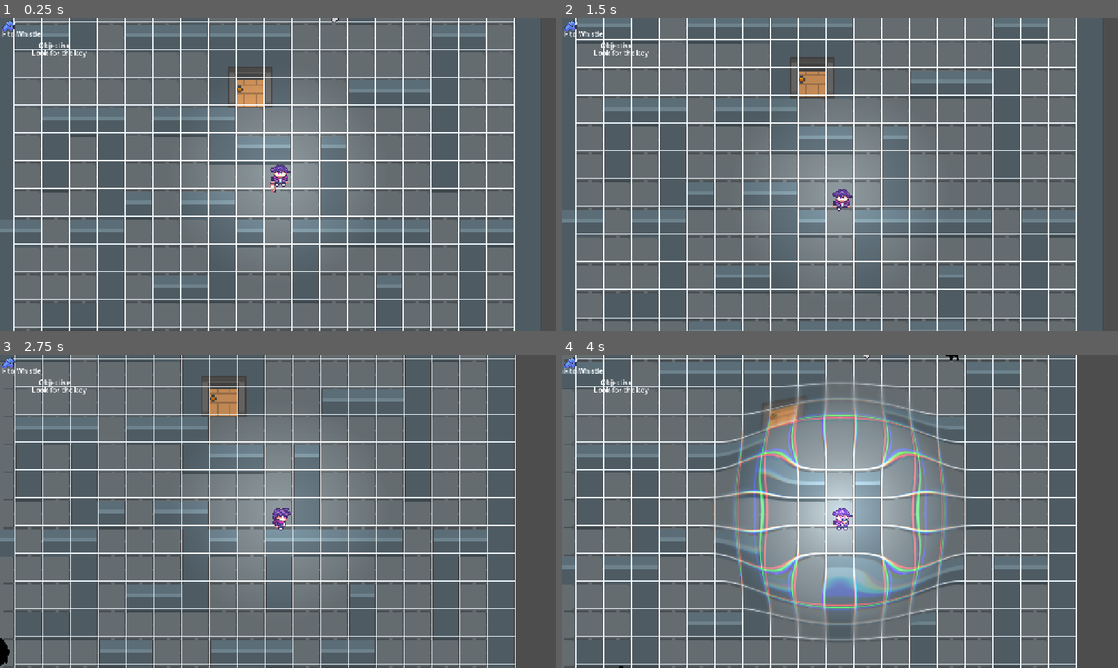
Above: before the commit, frames 1-4 (two rows, left to right).
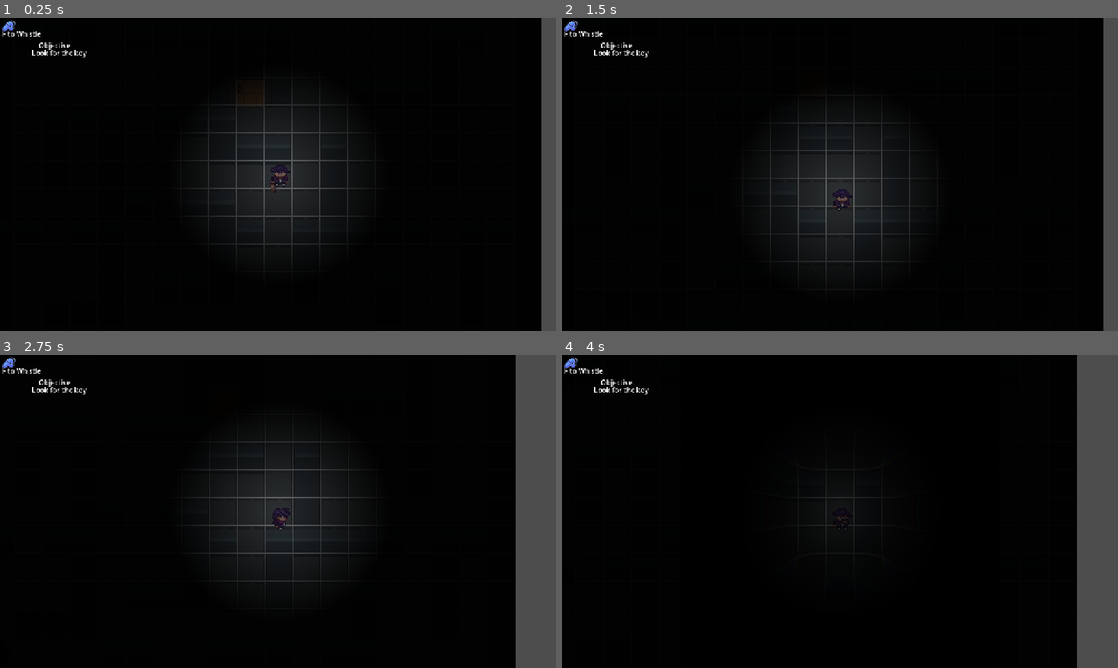
Above: after the commit, the same moments.

Repository: rstricke/Whistlefreeze52
Game: Godot game, scene res://scenes/main.tscn
The game is run twice, just before and just after one commit, with the same random seed, the same clock (stepped at 60 frames per second) and the same inputs.
Inputs:
- Up to frame 1 (0.25 s): no input
- Up to frame 2 (1.5 s): tap F (whistle) at 0.5, 0.6, 1.25, 1.35 s; hold D (move_right) 0.53-1.28 s; hold S (move_down) from 1.28 s (still down)
- Up to frame 3 (2.75 s): tap F (whistle) at 2, 2.1 s; release S (move_down) at 2.03 s; hold D (move_right) from 2.03 s (still down)
- Up to frame 4 (4 s): tap F (whistle) at 2.75, 2.85, 3.5, 3.6 s; release D (move_right) at 2.78 s; hold W (move_up) 2.78-3.53 s; hold A (move_left) from 3.53 s (still down)

The runs differ from the first frame. In frame 1, 97% of the frame differs, in the area x 0-98%, y 0-100%; in frame 2, 97%; in frame 3, 93%; in frame 4, 92%.
Error before the commit: Invalid assignment of property or key 'player' with value of type 'CharacterBody2D (Player)' on a base object of type 'Nil'. (res://scripts/player.gd:39)

Commit message:
add basic whistle sfx and main menu sfx

Diff:
--- a/game/scenes/main.tscn
+++ b/game/scenes/main.tscn
@@ -4,13 +4,13 @@
 [ext_resource type="PackedScene" uid="uid://bgh8preqcmx2h" path="res://scenes/player.tscn" id="1_o5qli"]
 [ext_resource type="Texture2D" uid="uid://by3fotnue6bic" path="res://assets/light_Ball_512.png" id="2_tefeu"]
 [ext_resource type="PackedScene" uid="uid://cpvow7sgxi65k" path="res://scenes/monster.tscn" id="3_sugp2"]
-[ext_resource type="Texture2D" uid="uid://cxe2r1en3e65j" path="res://assets/whistle.png" id="4_ya4ey"]
+[ext_resource type="Texture2D" uid="uid://bghh035376jjq" path="res://assets/whistle.png" id="4_ya4ey"]
 [ext_resource type="Texture2D" uid="uid://cq48pk73qg74b" path="res://assets/16x16 house interior/MAIN_ATLAS.png" id="5_tefeu"]
 [ext_resource type="Texture2D" uid="uid://j6xma7mijoq5" path="res://assets/16x16 house interior/2_ebony.png" id="7_85g3d"]
 [ext_resource type="Texture2D" uid="uid://dtbovja8oyk1m" path="res://assets/16x16 house interior/3_ebony.png" id="8_choun"]
 [ext_resource type="Texture2D" uid="uid://b2devp7r0ah4m" path="res://assets/16x16 house interior/floorwall_ATLAS.png" id="9_ya4ey"]
-[ext_resource type="Texture2D" uid="uid://1nj5xy1uhpnu" path="res://assets/tileset/combined asylum tiles.png" id="10_choun"]
-[ext_resource type="AudioStream" uid="uid://dmsrdh6t6at64" path="res://assets/audio/death_effect_sound.wav" id="11_ya4ey"]
+[ext_resource type="Texture2D" uid="uid://dn5s4orbpfrb1" path="res://assets/tileset/combined asylum tiles.png" id="10_choun"]
+[ext_resource type="AudioStream" uid="uid://dce4sphjle6vk" path="res://assets/audio/horror2theme.ogg" id="11_ya4ey"]
 
 [sub_resource type="TileSetAtlasSource" id="TileSetAtlasSource_tbgi4"]
 texture = ExtResource("5_tefeu")
@@ -11260,7 +11260,6 @@
 monsterSpawnChance = 0.3
 
 [node name="CanvasGroup" type="CanvasGroup" parent="." unique_id=1633049487]
-visible = false
 
 [node name="CanvasModulate" type="CanvasModulate" parent="CanvasGroup" unique_id=1222208188]
 color = Color(0.017732391, 0.017732391, 0.01773239, 1)
@@ -11341,9 +11340,6 @@
 tile_map_data = PackedByteArray("AAD4//b/BgACABcAAAD5//b/BgACABcAAAD6//b/BgACABQAAAD7//b/BgACABcAAAD8//b/BgACABcAAAD9// …(2800 unchanged characters)…
 tile_set = SubResource("TileSet_tefeu")
 
-[node name="AudioStreamPlayer2D" type="AudioStreamPlayer2D" parent="." unique_id=1947548543]
-stream = ExtResource("11_ya4ey")
-
 [node name="DoorContainer" type="Node2D" parent="." unique_id=242740623]
 
 [node name="Unlocked" type="TileMapLayer" parent="DoorContainer" unique_id=769248801]
@@ -11367,6 +11363,11 @@
 [node name="CollisionShape2D" type="CollisionShape2D" parent="DoorContainer/Locked/WinZone" unique_id=964354987]
 shape = SubResource("RectangleShape2D_ya4ey")
 
+[node name="Audio" type="Node2D" parent="." unique_id=2045046698]
+
+[node name="sfx_main_music" type="AudioStreamPlayer2D" parent="Audio" unique_id=1947548543]
+stream = ExtResource("11_ya4ey")
+
 [connection signal="TURN_END" from="Player" to="." method="_on_player_turn_end"]
 [connection signal="UNLOCK_DOOR" from="Player" to="." method="unlock_door"]
 [connection signal="WHISTLED" from="Player" to="." method="spawn_monster"]
--- a/game/scenes/player.tscn
+++ b/game/scenes/player.tscn
@@ -1,13 +1,14 @@
 [gd_scene format=3 uid="uid://bgh8preqcmx2h"]
 
 [ext_resource type="Script" uid="uid://c3kh1wdmoc56t" path="res://scripts/player.gd" id="1_g2els"]
-[ext_resource type="Texture2D" uid="uid://cihkfwbtdsfk0" path="res://assets/player/Player_HitDown.png" id="2_smehm"]
-[ext_resource type="Texture2D" uid="uid://06leeyixegvo" path="res://assets/player/Player_HitUp.png" id="3_ur7pv"]
+[ext_resource type="Texture2D" uid="uid://dtluvpyrq38ej" path="res://assets/player/Player_HitDown.png" id="2_smehm"]
+[ext_resource type="Texture2D" uid="uid://ckjxkheuv3na4" path="res://assets/player/Player_HitUp.png" id="3_ur7pv"]
 [ext_resource type="Texture2D" uid="uid://bd6dhau4taxvs" path="res://assets/player/Player_WalkDown-Sheet.png" id="4_y4r1p"]
 [ext_resource type="Texture2D" uid="uid://omdmo8l3wbr" path="res://assets/player/Player_WalkLeft-Sheet.png" id="5_d2wvv"]
 [ext_resource type="Texture2D" uid="uid://cf20nusx7osc6" path="res://assets/player/Player_WalkRight-Sheet1.png" id="6_3v2ag"]
 [ext_resource type="Texture2D" uid="uid://cpfphdk2q64vm" path="res://assets/player/Player_WalkUp-Sheet.png" id="7_jej6c"]
 [ext_resource type="Texture2D" uid="uid://51r7cmicpae4" path="res://assets/player/Player_Whistle.png" id="8_f1ej7"]
+[ext_resource type="AudioStream" uid="uid://31c50upuxrid" path="res://assets/audio/whistle.mp3" id="9_ur7pv"]
 
 [sub_resource type="AtlasTexture" id="AtlasTexture_oprun"]
 atlas = ExtResource("2_smehm")
@@ -309,3 +310,8 @@
 visible = false
 shape = SubResource("RectangleShape2D_qhqgy")
 target_position = Vector2(0, 0)
+
+[node name="Audio" type="Node2D" parent="." unique_id=169889888]
+
+[node name="whistle_audio" type="AudioStreamPlayer2D" parent="Audio" unique_id=1199794486]
+stream = ExtResource("9_ur7pv")
--- a/game/scripts/grid.gd
+++ b/game/scripts/grid.gd
@@ -15,6 +15,7 @@
 @export var monsterScene: PackedScene
 @export var monsterSpawnChance := 1.0
 
+@onready var sfx_main_music = $Audio/sfx_main_music
 var monsters: Array[Monster]
 var walls: Array[StaticBody2D]
 var astar_grid: AStarGrid2D
@@ -66,6 +67,8 @@
 	player.door_key = door_key
 
 	lock_door()
+
+	sfx_main_music.play()
 
 
 # Called every frame. 'delta' is the elapsed time since the previous frame.
--- a/game/scripts/player.gd
+++ b/game/scripts/player.gd
@@ -7,7 +7,7 @@
 
 const PULSE_SCENE = preload("res://scenes/effects/pulse.tscn")
 @onready var anim: AnimatedSprite2D = $AnimatedSprite2D
-
+@onready var sfx_whistle = $Audio/whistle_audio
 
 # Used to let the parent know that the player's turn has ended
 signal TURN_END
@@ -35,9 +35,9 @@
 var hp: int # Current Hp
 
 
-func _ready():
-	GameManager.player = self
-	hp = max_hp
+#func _ready():
+	#GameManager.player = self
+	#hp = max_hp
 
 func _process(_delta: float) -> void:
 	if !player_turn:
@@ -90,6 +90,7 @@
 		whistle_cd = whistle_cd_base
 		anim.play("whistling")
 		spawn_pulse()
+		sfx_whistle.play()
 		WHISTLED.emit()
 		for i in whistle_cast.get_collision_count():
 			var obj = whistle_cast.get_collider(i)
@@ -106,6 +107,7 @@
 	return !has_wall && !has_tile
 
 func cell_has_key(pos: Vector2) -> bool:
+	print(pos, door_key.global_position)
 	return pos == door_key.global_position
 
 func _physics_process(_delta: float) -> void:
Not shown, added: game/assets/audio/horror2theme.ogg
Not shown, added: game/assets/audio/whistle.mp3
